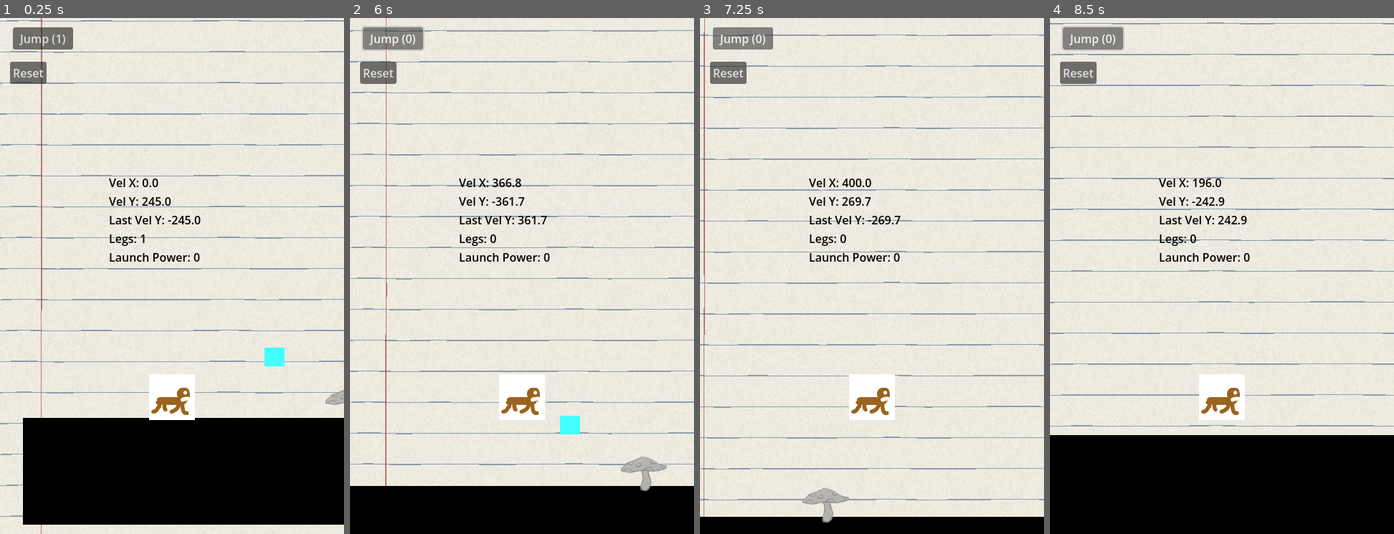
Above: before the commit, frames 1-4 (left to right).
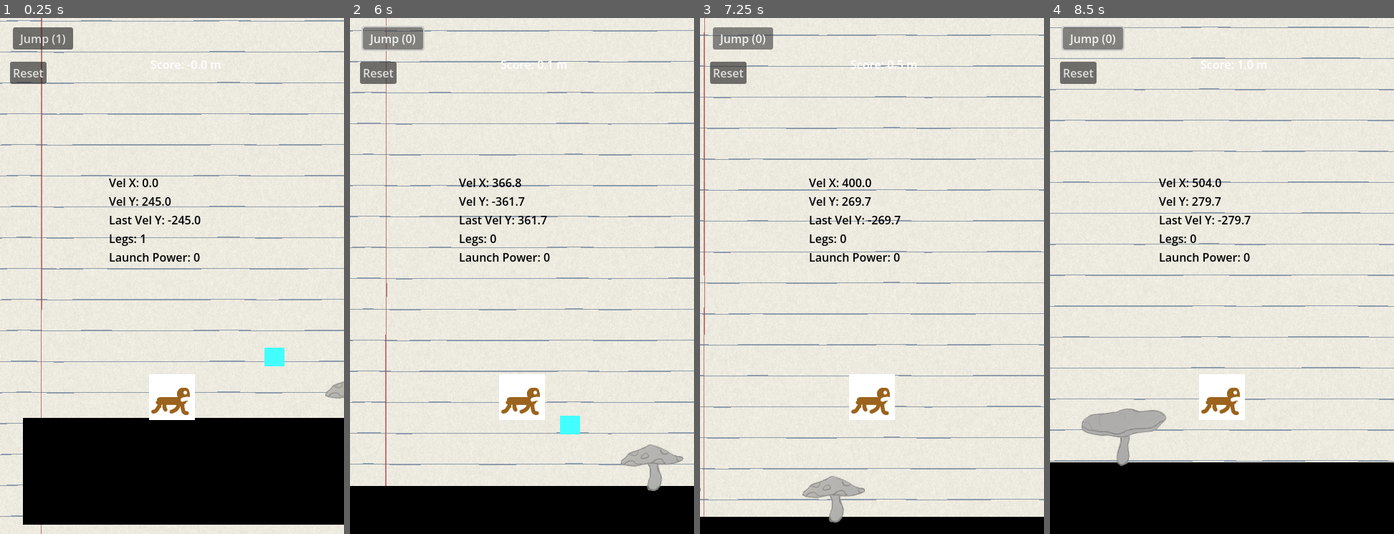
Above: after the commit, the same moments.

Repository: TOMYAAAAAH/paf-la-mite
Game: Godot game, scene res://main.tscn
Two runs of this game, one before a commit and one after it. Both use one fixed random seed, a clock stepped at 60 frames per second and the inputs below.
Inputs:
- Up to frame 1 (0.25 s): no input
- Up to frame 2 (6 s): click "Jump (1)" at 0.5 s; click "Jump (0)" at 1.25 s; click "Jump (0)" at 2 s; click "Jump (0)" at 2.75 s; click "Reset" at 3.5 s; click "Jump (1)" at 4.25 s; tap Enter (ui_accept) at 5, 5.27 s; hold Tab (launch) 5.03-5.78 s; tap Tab (launch) at 5.85 s
- Up to frame 3 (7.25 s): tap Enter (ui_accept) at 6.02 s; click "Jump (1)" at 6.5 s
- Up to frame 4 (8.5 s): hold Tab (launch) 7.28-8.03 s; tap Tab (launch) at 8.1 s; tap Enter (ui_accept) at 8.27 s

The runs differ from the first frame. In frame 1, 0.2% of the frame differs, in the area x 43-100%, y 8-75%; in frame 2, 0.8%; in frame 3, 0.8%; in frame 4, 12%, in the area x 0-100%, y 0-87%.

Commit message:
new bouncer bounces more

Diff:
--- a/bouncer.tscn
+++ /dev/null
@@ -1,21 +0,0 @@
-[gd_scene format=3 uid="uid://c2angheo0hmqj"]
-
-[ext_resource type="Script" uid="uid://ct7anu88crak2" path="res://bouncer.gd" id="1_38d00"]
-[ext_resource type="Texture2D" uid="uid://bw04peareq5cf" path="res://art/mushroom_s.png" id="2_f2aea"]
-
-[sub_resource type="CapsuleShape2D" id="CapsuleShape2D_f2aea"]
-radius = 27.0
-height = 78.0
-
-[node name="BouncerSM" type="Area2D" unique_id=79131146 groups=["bouncer"]]
-script = ExtResource("1_38d00")
-
-[node name="CollisionShape2D" type="CollisionShape2D" parent="." unique_id=104845290]
-position = Vector2(34, 20)
-rotation = 1.5707964
-shape = SubResource("CapsuleShape2D_f2aea")
-
-[node name="MushroomS" type="Sprite2D" parent="." unique_id=413692375]
-position = Vector2(34, 21)
-scale = Vector2(0.27401128, 0.2740113)
-texture = ExtResource("2_f2aea")
--- /dev/null
+++ b/bouncer_lg.gd
@@ -0,0 +1,13 @@
+extends Area2D
+
+signal bouncer_lg_hit
+
+@onready var collision_shape = $CollisionShape2D
+
+func _ready():
+	body_entered.connect(_on_body_entered)
+
+func _on_body_entered(body):
+	if body.name == "Mite":
+		emit_signal("bouncer_lg_hit")
+		collision_shape.disabled = true
--- /dev/null
+++ b/bouncer_lg.tscn
@@ -0,0 +1,21 @@
+[gd_scene format=3 uid="uid://cuhnv5iemw5my"]
+
+[ext_resource type="Script" uid="uid://bydu64k0w8248" path="res://bouncer_lg.gd" id="1_fyubk"]
+[ext_resource type="Texture2D" uid="uid://b32beyrq8d7rr" path="res://art/mushroom_l.png" id="2_fyubk"]
+
+[sub_resource type="CapsuleShape2D" id="CapsuleShape2D_f2aea"]
+radius = 48.0
+height = 148.0
+
+[node name="BouncerLG" type="Area2D" unique_id=79131146]
+script = ExtResource("1_fyubk")
+
+[node name="MushroomL" type="Sprite2D" parent="." unique_id=1670090856 groups=["bouncer_lg"]]
+position = Vector2(49, 5.9999995)
+scale = Vector2(0.31746036, 0.31746033)
+texture = ExtResource("2_fyubk")
+
+[node name="CollisionShape2D" type="CollisionShape2D" parent="." unique_id=104845290]
+position = Vector2(52, 4)
+rotation = 1.5707964
+shape = SubResource("CapsuleShape2D_f2aea")
--- /dev/null
+++ b/bouncer_sm.tscn
@@ -0,0 +1,21 @@
+[gd_scene format=3 uid="uid://c2angheo0hmqj"]
+
+[ext_resource type="Script" uid="uid://ct7anu88crak2" path="res://bouncer_sm.gd" id="1_38d00"]
+[ext_resource type="Texture2D" uid="uid://bw04peareq5cf" path="res://art/mushroom_s.png" id="2_f2aea"]
+
+[sub_resource type="CapsuleShape2D" id="CapsuleShape2D_f2aea"]
+radius = 35.0
+height = 102.0
+
+[node name="BouncerSM" type="Area2D" unique_id=79131146 groups=["bouncer_sm"]]
+script = ExtResource("1_38d00")
+
+[node name="MushroomS" type="Sprite2D" parent="." unique_id=413692375]
+position = Vector2(45.166664, 12.625)
+scale = Vector2(0.36864406, 0.36864406)
+texture = ExtResource("2_f2aea")
+
+[node name="CollisionShape2D" type="CollisionShape2D" parent="." unique_id=104845290]
+position = Vector2(46, 11)
+rotation = 1.5707964
+shape = SubResource("CapsuleShape2D_f2aea")
--- a/main.tscn
+++ b/main.tscn
@@ -3,9 +3,14 @@
 [ext_resource type="PackedScene" uid="uid://c3ju64y5n75u5" path="res://mite.tscn" id="1_0xm2m"]
 [ext_resource type="Script" uid="uid://bixpk1d8gbrn4" path="res://main.gd" id="1_lquwl"]
 [ext_resource type="PackedScene" uid="uid://bwlhkhq6me7cx" path="res://floor.tscn" id="2_h2yge"]
-[ext_resource type="PackedScene" uid="uid://c2angheo0hmqj" path="res://bouncer.tscn" id="4_1bvp3"]
+[ext_resource type="PackedScene" uid="uid://c2angheo0hmqj" path="res://bouncer_sm.tscn" id="4_1bvp3"]
 [ext_resource type="PackedScene" uid="uid://d5k8npeklfsx" path="res://hopper.tscn" id="6_7mycd"]
+[ext_resource type="PackedScene" uid="uid://cuhnv5iemw5my" path="res://bouncer_lg.tscn" id="7_5vw27"]
 [ext_resource type="Shader" uid="uid://cpv5kh01jy27p" path="res://cahier_brouillon.gdshader" id="7_272bh"]
+
+[sub_resource type="LabelSettings" id="LabelSettings_7mycd"]
+font_size = 49
+font_color = Color(0.86981654, 0, 0, 1)
 
 [sub_resource type="ShaderMaterial" id="ShaderMaterial_5vw27"]
 shader = ExtResource("7_272bh")
@@ -34,6 +39,9 @@
 [node name="Bouncer" parent="." unique_id=200657326 instance=ExtResource("4_1bvp3")]
 position = Vector2(369, 557)
 
+[node name="BouncerLG" parent="." unique_id=79131146 groups=["bouncer_lg"] instance=ExtResource("7_5vw27")]
+position = Vector2(981, 553)
+
 [node name="Bouncer2" parent="." unique_id=1204321091 instance=ExtResource("4_1bvp3")]
 position = Vector2(598, 558)
 
@@ -53,6 +61,30 @@
 offset_bottom = 44.0
 text = "Sauter (n)"
 
+[node name="ScoreLabel" type="Label" parent="CanvasLayer" unique_id=854519615]
+offset_left = 210.0
+offset_top = 53.0
+offset_right = 250.0
+offset_bottom = 76.0
+
+[node name="GameOverScreen" type="CanvasGroup" parent="CanvasLayer" unique_id=1795708195]
+visible = false
+
+[node name="PlayAgainButton" type="Button" parent="CanvasLayer/GameOverScreen" unique_id=1043759468]
+offset_left = 198.0
+offset_top = 135.0
+offset_right = 286.0
+offset_bottom = 166.0
+text = "Play Again"
+
+[node name="GameOverLabel" type="Label" parent="CanvasLayer/GameOverScreen" unique_id=684969042]
+offset_left = 94.0
+offset_top = 65.0
+offset_right = 374.0
+offset_bottom = 133.0
+text = "GAME OVER"
+label_settings = SubResource("LabelSettings_7mycd")
+
 [node name="Hopper" parent="." unique_id=708622132 instance=ExtResource("6_7mycd")]
 position = Vector2(300, 510)
 
@@ -69,4 +101,5 @@
 metadata/_edit_lock_ = true
 
 [connection signal="pressed" from="CanvasLayer/ResetButton" to="." method="_on_reset_button_pressed"]
+[connection signal="pressed" from="CanvasLayer/GameOverScreen/PlayAgainButton" to="." method="_on_reset_button_pressed"]
 [connection signal="leg_collected" from="Hopper" to="Mite" method="_on_leg_collected"]
--- a/mite.gd
+++ b/mite.gd
@@ -4,7 +4,8 @@
 const GRAVITY := 980
 const MAX_LAUNCH_POWER := 1000
 const LAUNCH_CHARGE_SPEED := 1000
-const BOUNCER_SPEED_MULTIPLIER := 1.2
+const BOUNCER_SPEED_MULTIPLIER_SM := 1.2
+const BOUNCER_SPEED_MULTIPLIER_LG := 1.8
 const FLOOR_SPEED_MULTIPLIER := 0.7
 const DIVE_VELOCITY_MULTIPLIER := 1.1
 const LAUNCH_SPEED_RATIO := 0.7
@@ -15,6 +16,8 @@
 # --- Node References ---
 @onready var velocity_label = $VelocityLabel
 @onready var jump_button = get_node("/root/Main/CanvasLayer/JumpButton")
+@onready var score_label = get_node("/root/Main/CanvasLayer/ScoreLabel")
+@onready var game_over_screen = get_node("/root/Main/CanvasLayer/GameOverScreen")
 
 # --- State Variables ---
 var speed = 0
@@ -37,19 +40,30 @@
 	for hopper in hoppers:
 		hopper.leg_collected.connect(_on_leg_collected)
 
-func _setup_bouncer_connections():  # NEW
-	var bouncers = get_tree().get_nodes_in_group("bouncer")
-	for bouncer in bouncers:
-		bouncer.bouncer_sm_hit.connect(_on_bouncer_sm_hit)
+func _setup_bouncer_connections():
+	var bouncers_sm = get_tree().get_nodes_in_group("bouncer_sm")
+	for b_sm in bouncers_sm:
+		if b_sm.has_signal("bouncer_sm_hit"):
+			b_sm.bouncer_sm_hit.connect(_on_bouncer_sm_hit)
+		else:
+			printerr("Node %s in bouncer_sm group is missing bouncer_sm_hit signal!" % b_sm.name)
+
+	var bouncers_lg = get_tree().get_nodes_in_group("bouncer_lg")
+	for b_lg in bouncers_lg:
+		if b_lg.has_signal("bouncer_lg_hit"):
+			b_lg.bouncer_lg_hit.connect(_on_bouncer_lg_hit)
+		else:
+			printerr("Node %s in bouncer_lg group is missing bouncer_lg_hit signal!" % b_lg.name)
 
 # --- Physics Process ---
 func _physics_process(delta):
 	_apply_gravity(delta)
+	_handle_floor_collision()
 	_handle_launch_input(delta)
 	_handle_dive_input()
-	_handle_floor_collision()
 	_apply_movement()
 	_update_debug_label()
+	_update_score_label()
 
 # --- Gravity ---
 func _apply_gravity(delta):
@@ -112,9 +126,14 @@
 	_update_jump_button()
 
 func _on_bouncer_sm_hit():
-	jump_velocity *= BOUNCER_SPEED_MULTIPLIER
+	jump_velocity *= BOUNCER_SPEED_MULTIPLIER_SM
 	velocity.y = jump_velocity
-	speed *= BOUNCER_SPEED_MULTIPLIER
+	speed *= BOUNCER_SPEED_MULTIPLIER_SM
+
+func _on_bouncer_lg_hit():
+	jump_velocity *= BOUNCER_SPEED_MULTIPLIER_LG
+	velocity.y = jump_velocity
+	speed *= BOUNCER_SPEED_MULTIPLIER_LG
 
 # --- Dive ---
 func _on_dive():
@@ -128,6 +147,7 @@
 		speed *= FLOOR_SPEED_MULTIPLIER
 	else:
 		speed = 0
+		game_over_screen.visible = true
 
 # --- Jump Button ---
 func _update_jump_button():
@@ -140,3 +160,6 @@
 		speed = DEFAULT_JUMP_SPEED
 		leg_count -= 1
 		_update_jump_button()
+
+func _update_score_label():
+	score_label.text = "Score: %.1f m" % (global_position.x/1000-0.16)
--- a/mite.tscn
+++ b/mite.tscn
@@ -28,7 +28,6 @@
 height = 62.0
 
 [node name="Mite" type="CharacterBody2D" unique_id=693137260]
-position = Vector2(1, 2)
 script = ExtResource("1_ekd8s")
 metadata/_edit_group_ = true
 
--- a/project.godot
+++ b/project.godot
@@ -25,8 +25,9 @@
 
 [global_group]
 
-bouncer=""
 hopper=""
+bouncer_sm=""
+bouncer_lg=""
 
 [input]
 
Not shown, added: bouncer_lg.gd.uid
Renamed: bouncer.gd -> bouncer_sm.gd
Renamed: bouncer.gd.uid -> bouncer_sm.gd.uid
